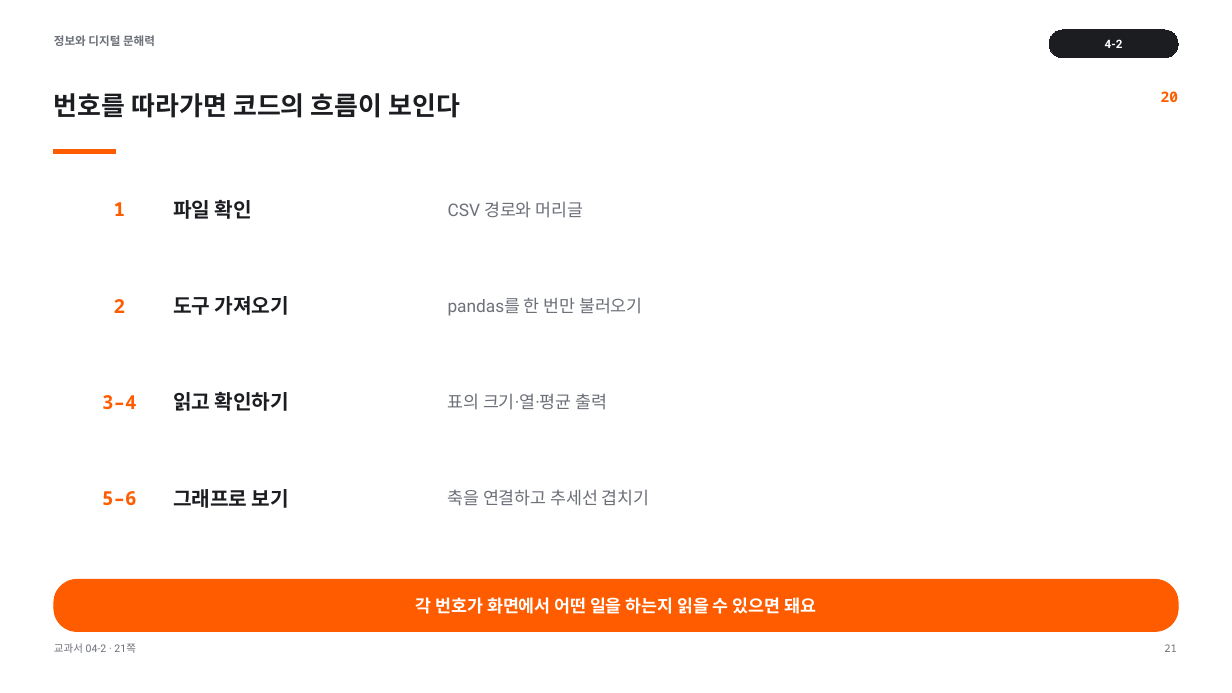
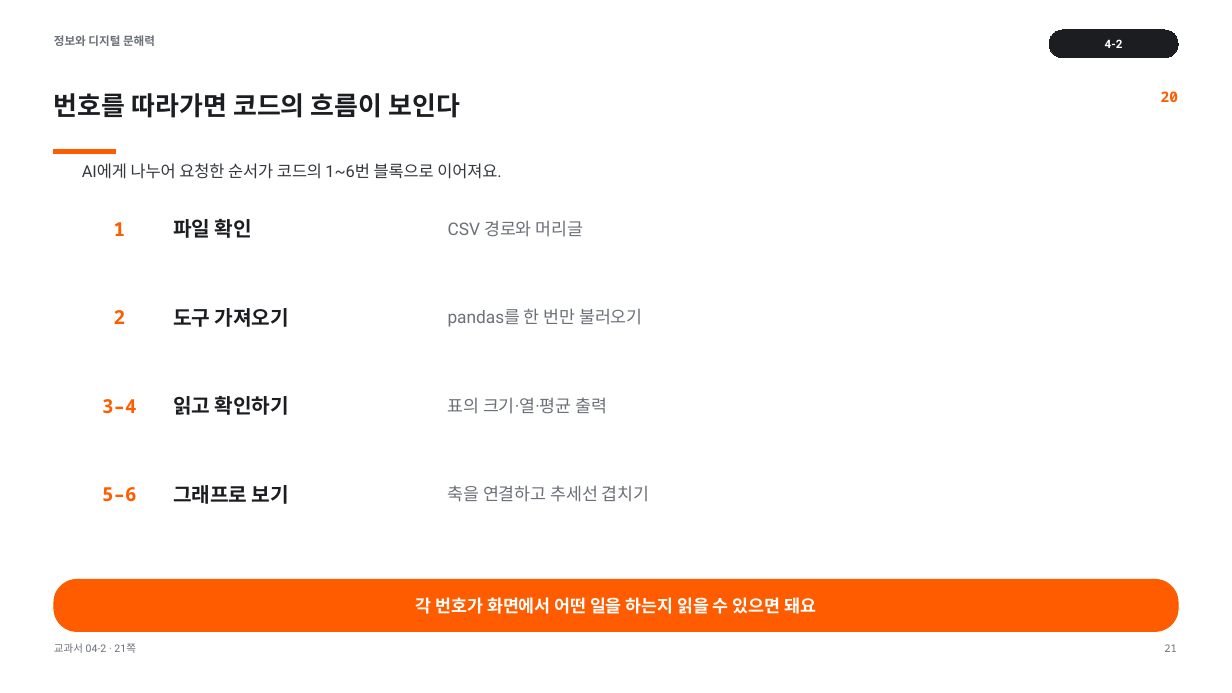
Before and after one commit to cozy819/2026-02__jdh, a slide deck: slide 21 of 04/ppt/04-2_pandas로_표_데이터를_쉽게_사용하기.pptx. Drawn at 1232x693 pixels with LibreOffice and Linux fonts; fonts in the diff are those of the drawing. Boxes give left, top, right and bottom in pixels: in the first picture for what was removed or moved away, otherwise in the second. Text is boxed around its words. In the diff, an @@ line names an element or a change of style, - is before the commit and + after.

```diff
--- a/04/ppt/04-2_pandas로_표_데이터를_쉽게_사용하기.pptx
+++ b/04/ppt/04-2_pandas로_표_데이터를_쉽게_사용하기.pptx
@@ text added at (82,163,501,179), 12.8 pt, text #34373D @@
+AI에게 나누어 요청한 순서가 코드의 1~6번 블록으로 이어져요.
@@ 3 texts: place and size @@
-3 texts at (114,200,584,219)
+3 texts at (114,219,584,238)
@@ 3 texts: place and size @@
-3 texts at (114,296,643,316)
+3 texts at (114,308,643,327)
@@ 3 texts: place and size @@
-3 texts at (102,392,607,411)
+3 texts at (102,396,607,415)
@@ 3 texts: place and size @@
-3 texts at (102,489,650,508)
+3 texts at (102,485,650,504)
```
Also in this commit, not shown: 7 other slides changed, 8 other files.
